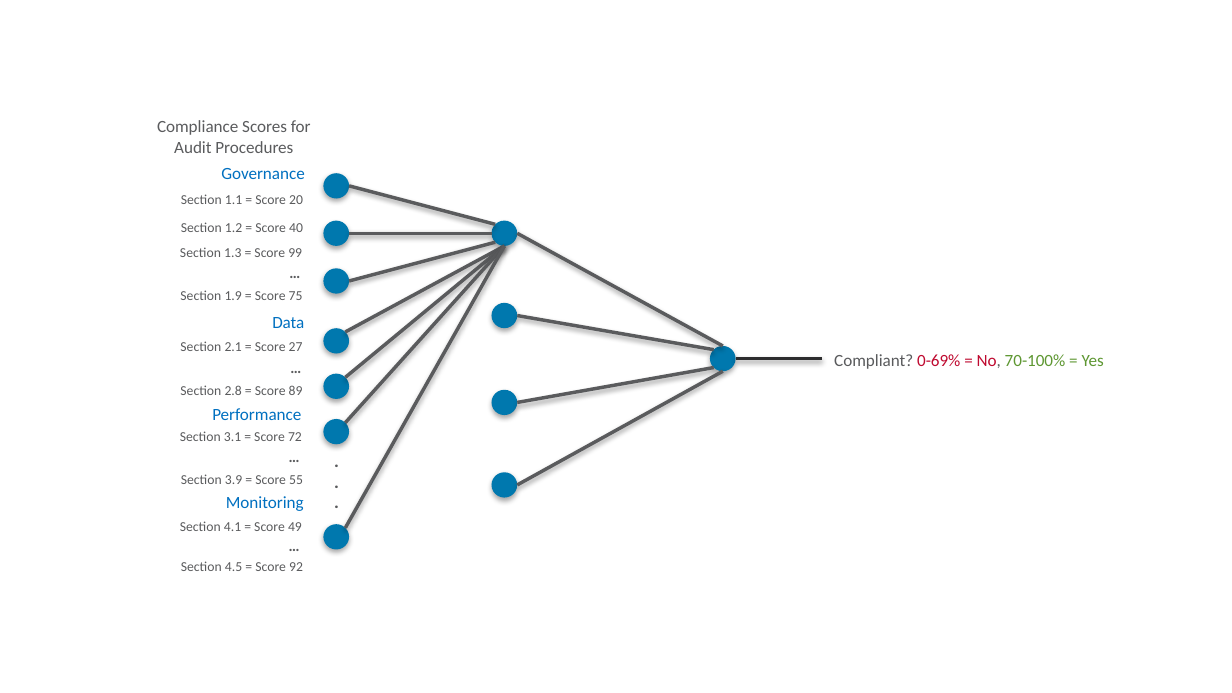
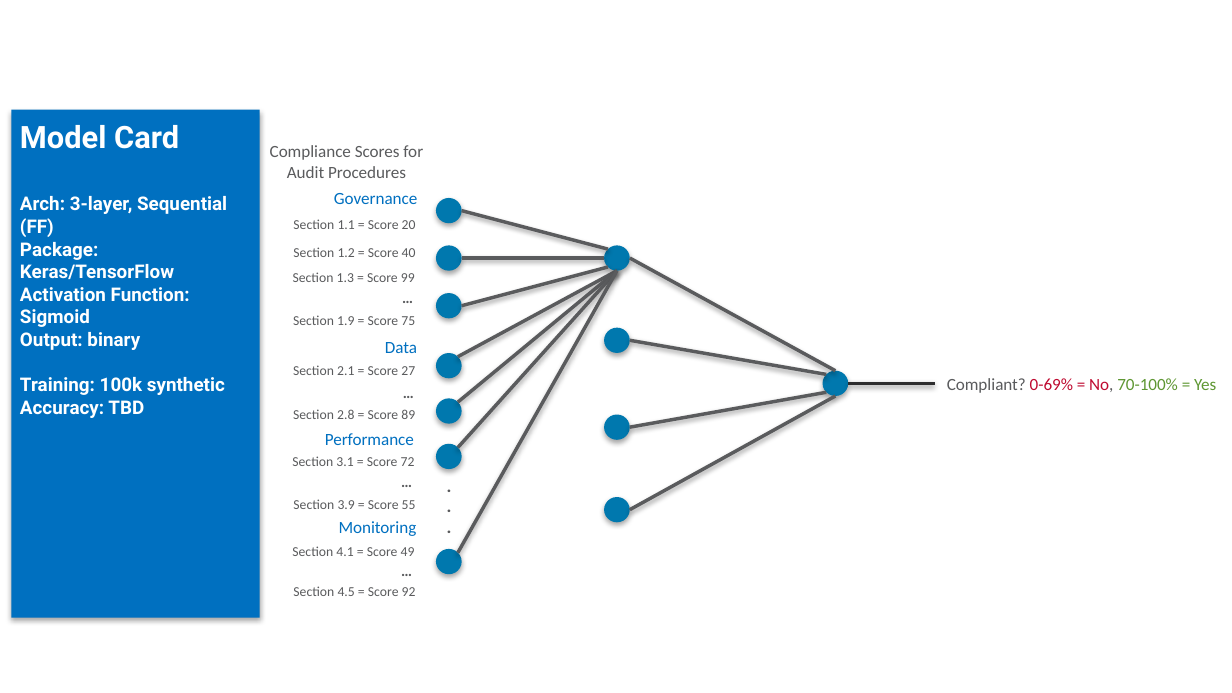
Before and after one commit to ethanmoscot/gao-ai, a slide deck: slide 8 of doc/gao_ai_proposal.pptx (slide 5 before the commit). Drawn at 1232x693 pixels with LibreOffice and Linux fonts; fonts in the diff are those of the drawing; background and template pictures are left out. Boxes give left, top, right and bottom in pixels: in the first picture for what was removed or moved away, otherwise in the second. Text is boxed around its words. In the diff, an @@ line names an element or a change of style, - is before the commit and + after.

```diff
--- a/doc/gao_ai_proposal.pptx
+++ b/doc/gao_ai_proposal.pptx
@@ rectangle added at (11,110,260,617), fill #0070C0 @@
@@ text added at (20,125,227,418), 11 pt, text #FFFFFF, bold @@
+Model Card
+Arch: 3-layer, Sequential (FF)
+Package: Keras/TensorFlow
+Activation Function: Sigmoid
+Output: binary
+Training: 100k synthetic
+Accuracy: TBD
@@ 12 lines, 7 texts, 1 ellipse: place and size @@
-12 lines, 7 texts, 1 ellipse at (163,168,1104,529)
+12 lines, 7 texts, 1 ellipse at (276,193,1216,553)
@@ text removed at (26,312,221,382) @@
-Title
@@ 14 texts, 11 ellipses: place and size @@
-14 texts, 11 ellipses at (157,120,517,571)
+14 texts, 11 ellipses at (270,145,630,596)
```
Also in this commit, not shown: 3 other slides changed, 7 slides added, 3 slides removed, 4 other files.
